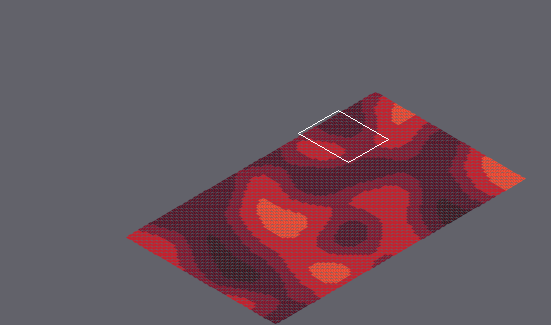
Level history. Tiled map: marswars/resources/mapAssets/loadmap.tmx. Above: a wide view before the commit, with the close-up outlined.
Close-up. The starting point:
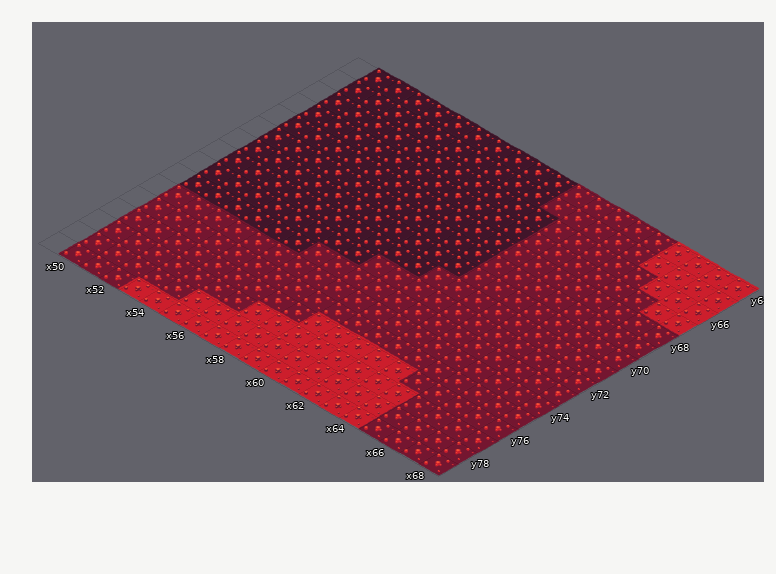
Cells are 55x32 px. Isometric: x runs down to the right, y down to the left. Shown: x 49..68, y 64..79. The commit also changed other parts of the map, which this record leaves out. The old version is drawn lined up with the new one.
Once edited:
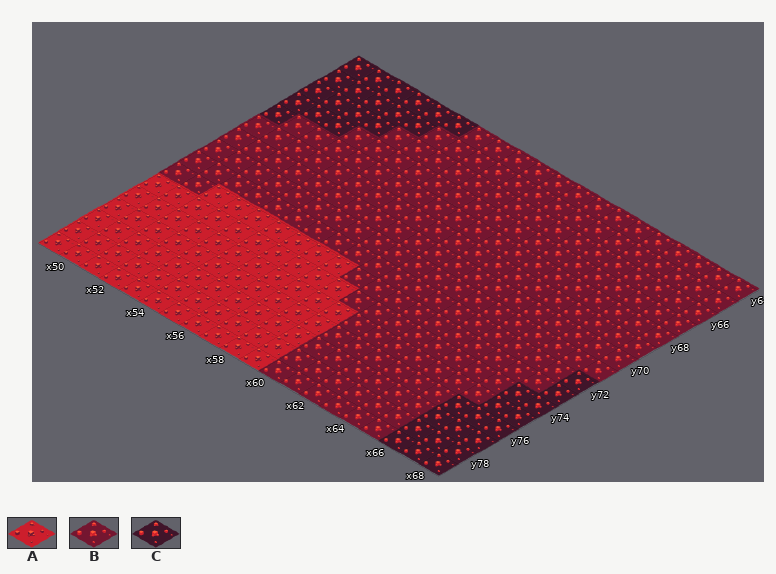
Key: from "tileset1": A 11 "mars007", B 12 "mars008", C 13 "mars009".
_ is an empty cell, . an unchanged one.
Edits made:
map size 100x100 -> 150x150 cells (old content now starts at 50,50; both pictures use the new coordinates)
--- layer "Tile Layer 1"
@@ x 49..68 @@
-64 _.....CCCCC.....AAAA
-65 _....CCCCCC.....AAAA
-66 _...CCCCCCCC.....AAA
-67 _..CCCCCCCCC......AA
-68 _CCCCCCCCCCC........
-69 _CCCCCCCCCCC........
-70 _CCCCCCCCCCC........
-71 _CCCCCCCCCC.........
-72 _CCCCCCCC..........B
-73 _CCCCCCBB..........B
-74 _BBBBBBBBB........BB
-75 _BBBBBBBBBB.......BB
-76 _BBBBBBBBB.AAAA..BBB
-77 _BBBBBBB...AAAAA.BBB
-78 _BBBBB.....AAAAA.BBB
-79 _BBB.......AAAAA.BBB
+64 C.....BBBBB.....BBBB
+65 C....BBBBBB.....BBBB
+66 C...BBBBBBBB.....BBB
+67 C..BBBBBBBBB......BB
+68 CBBBBBBBBBBB........
+69 BBBBBBBBBBBB........
+70 BBBBBBBBBBBB........
+71 BBBBBBBBBBB.........
+72 BBBBBBBBB..........C
+73 BBAAAAAAA..........C
+74 AAAAAAAAAA........CC
+75 AAAAAAAAAAA.......CC
+76 AAAAAAAAAA.BBBB..CCC
+77 AAAAAAAA...BBBBB.CCC
+78 AAAAAA.....BBBBB.CCC
+79 AAAA.......BBBBB.CCC
Boxes around the changes in both close-ups, in picture pixels (x1, y1, x2, y2):
changed: (38, 55, 600, 476)
changed: (639, 241, 760, 336)
